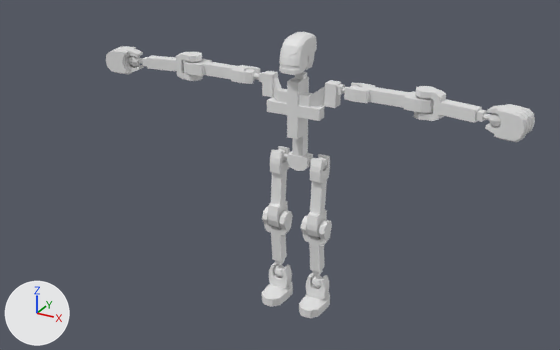
The Blender file bionicle.blend: old version first, new version second.
Camera for both pictures: a 50 mm lens placed at (58.2, -113.1, 81.7), pointed at (1.1, -9.4, 29.8). Arrows for +X, +Y and +Z are at lower left; the lights stay in place.

Before the edit, the objects in view are built like this:
```python
me_cube_003 = bpy.data.meshes.new('Cube.003')
me_cube_003.from_pydata(...)  # 164 vertices, 122 faces; spans x -11.2..11.2, y -3.0..1.2, z -1.0..9.2
me_cube_013 = bpy.data.meshes.new('Cube.013')
me_cube_013.from_pydata(...)  # 70 vertices, 68 faces; spans x -2.2..2.2, y -5.0..3.0, z -5.0..1.2
me_cube_013.materials.append(mat_material)  # white #e7e7e7
me_cube_017 = bpy.data.meshes.new('Cube.017')
me_cube_017.from_pydata(...)  # 146 vertices, 142 faces; spans x -2.3..2.3, y -1.68..1.68, z -13.19..1.68
ob_foot_001 = bpy.data.objects.new('Foot.001', me_cube_013)
ob_foot_001.location = (-4.0, 0.0, 5.1)
ob_lowerlimb_002 = bpy.data.objects.new('LowerLimb.002', me_cube_017)
ob_lowerlimb_002.location = (-22.0, 0.0, 43.0)
ob_lowerlimb_002.rotation_euler = (-0.175, 1.571, 0.0)  # degrees (-10, 90, 0)
ob_torso_001 = bpy.data.objects.new('Torso.001', me_cube_003)
ob_torso_001.location = (0.0, 0.0, 35.0)
# also in view: 'UpperLimb.002' at (4.0, -0.5, 23.0); 'Hand.002' at (-35.8, -2.6, 42.7); 'UpperLimb.001' at (-4.0, -0.5, 23.0); 'Hand.001' at (35.8, -2.6, 42.7); 'UpperLimb.004' at (16.1, 0.0, 43.0)
```
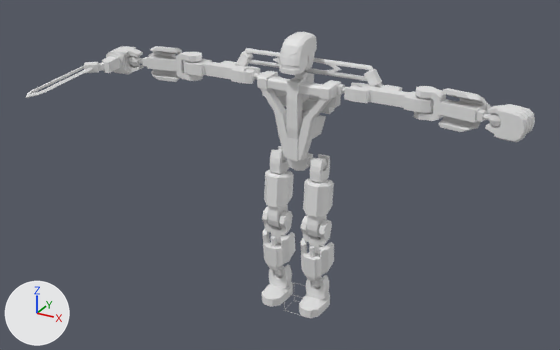
Location of each change, [x1, y1, x2, y2] in pixels of the pictures (560 x 350 px):
'BodyPlate.001', added
    after: [257, 73, 336, 161]
'Torso.001', turned
    before: [246, 69, 360, 139]
    after: [246, 69, 360, 114]
'ChunkyPlate.001', added
    after: [303, 178, 334, 217]
'PlateSmall.001', added
    after: [300, 238, 334, 282]
'ChunkyPlate.002', added
    after: [264, 170, 294, 207]
'PlateSmall.002', added
    after: [262, 228, 295, 271]
'PlateSmall.003', added
    after: [439, 88, 492, 132]
'LongBlade', added
    after: [25, 56, 120, 98]
'LongBlade.001', added
    after: [273, 57, 402, 91]
'LongBlade.002', added
    after: [221, 48, 342, 74]
'PlateSmall.004', added
    after: [148, 46, 182, 82]

The change, as a diff of the scene's bpy script:
```diff
--- a/bionicle.blend.py
+++ b/bionicle.blend.py
@@ me_cube_042 @@
+me_cube_042.from_pydata(...)  # 112 vertices, 104 faces; spans x -7.0..7.0, y -3.27..0.8, z -5.0..9.0
@@ me_cube_040 @@
+me_cube_040.from_pydata(...)  # 109 vertices, 110 faces; spans x -1.0..1.0, y -4.2..1.0, z -0.6..24.6
@@ me_cube_037 @@
+me_cube_037.from_pydata(...)  # 32 vertices, 29 faces; spans x -2.38..2.38, y -0.5..3.0, z -1.0..5.0
@@ me_cube_035 @@
+me_cube_035.from_pydata(...)  # 32 vertices, 29 faces; spans x -2.38..2.38, y -0.5..3.0, z -1.0..5.0
@@ me_cube_031 @@
+me_cube_031.from_pydata(...)  # 73 vertices, 70 faces; spans x -3.08..3.08, y -3.0..0.83, z -10.4..-3.0
@@ ob_torso_001 @@
 ob_torso_001.location = (0.0, 0.0, 35.0)
+ob_torso_001.rotation_euler = (0.0, 0.0, -3.142)  # degrees (0, 0, -180)
@@ ob_bodyplate_001 @@
+ob_bodyplate_001 = bpy.data.objects.new('BodyPlate.001', me_cube_042)
+ob_bodyplate_001.location = (0.0, 0.0, 35.0)
@@ ob_longblade_002 @@
+ob_longblade_002 = bpy.data.objects.new('LongBlade.002', me_cube_040)
+ob_longblade_002.location = (-18.0, 2.0, 43.0)
+ob_longblade_002.rotation_euler = (-1.571, 0.0, -1.571)  # degrees (-90, 0, -90)
@@ ob_longblade_001 @@
+ob_longblade_001 = bpy.data.objects.new('LongBlade.001', me_cube_040.copy())
+ob_longblade_001.location = (18.0, 2.0, 43.0)
+ob_longblade_001.rotation_euler = (-1.571, 0.0, 1.571)  # degrees (-90, 0, 90)
@@ ob_longblade @@
+ob_longblade = bpy.data.objects.new('LongBlade', me_cube_040.copy())
+ob_longblade.location = (-36.6, -3.6, 43.0)
+ob_longblade.rotation_euler = (1.396, 1.571, 0.0)  # degrees (80, 90, 0)
@@ ob_chunkyplate_002 @@
+ob_chunkyplate_002 = bpy.data.objects.new('ChunkyPlate.002', me_cube_037)
+ob_chunkyplate_002.location = (-4.0, -2.7, 21.2)
+ob_chunkyplate_002.rotation_euler = (-0.0873, 0.0, 0.0)  # degrees (-5, 0, 0)
@@ ob_chunkyplate_001 @@
+ob_chunkyplate_001 = bpy.data.objects.new('ChunkyPlate.001', me_cube_035)
+ob_chunkyplate_001.location = (4.0, -2.7, 21.2)
+ob_chunkyplate_001.rotation_euler = (-0.0873, 0.0, 0.0)  # degrees (-5, 0, 0)
@@ ob_platesmall_004 @@
+ob_platesmall_004 = bpy.data.objects.new('PlateSmall.004', me_cube_031)
+ob_platesmall_004.location = (-22.0, 0.0, 43.0)
+ob_platesmall_004.rotation_euler = (-2.967, -1.571, 0.0)  # degrees (-170, -90, 0)
@@ ob_platesmall_003 @@
+ob_platesmall_003 = bpy.data.objects.new('PlateSmall.003', me_cube_031.copy())
+ob_platesmall_003.location = (22.0, 0.0, 43.0)
+ob_platesmall_003.rotation_euler = (-2.967, 1.571, 0.0)  # degrees (-170, 90, 0)
@@ ob_platesmall_002 @@
+ob_platesmall_002 = bpy.data.objects.new('PlateSmall.002', me_cube_031.copy())
+ob_platesmall_002.location = (-4.0, -1.0, 17.0)
+ob_platesmall_002.rotation_euler = (0.0873, 0.0, 0.0)  # degrees (5, 0, 0)
@@ ob_platesmall_001 @@
+ob_platesmall_001 = bpy.data.objects.new('PlateSmall.001', me_cube_031.copy())
+ob_platesmall_001.location = (4.0, -1.0, 17.0)
+ob_platesmall_001.rotation_euler = (0.0873, 0.0, 0.0)  # degrees (5, 0, 0)
```
